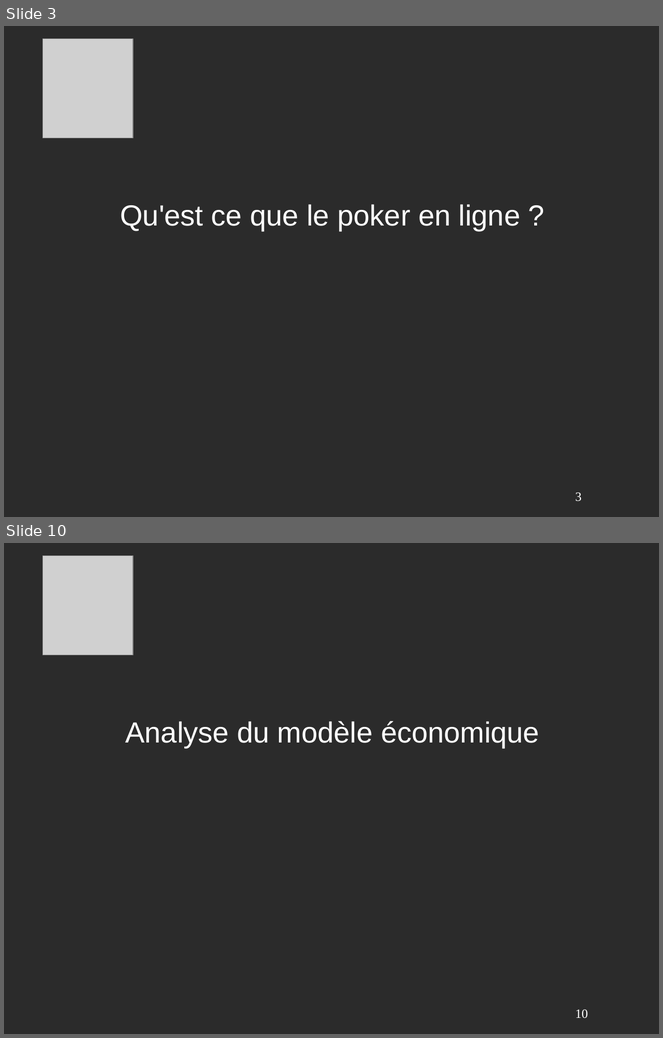
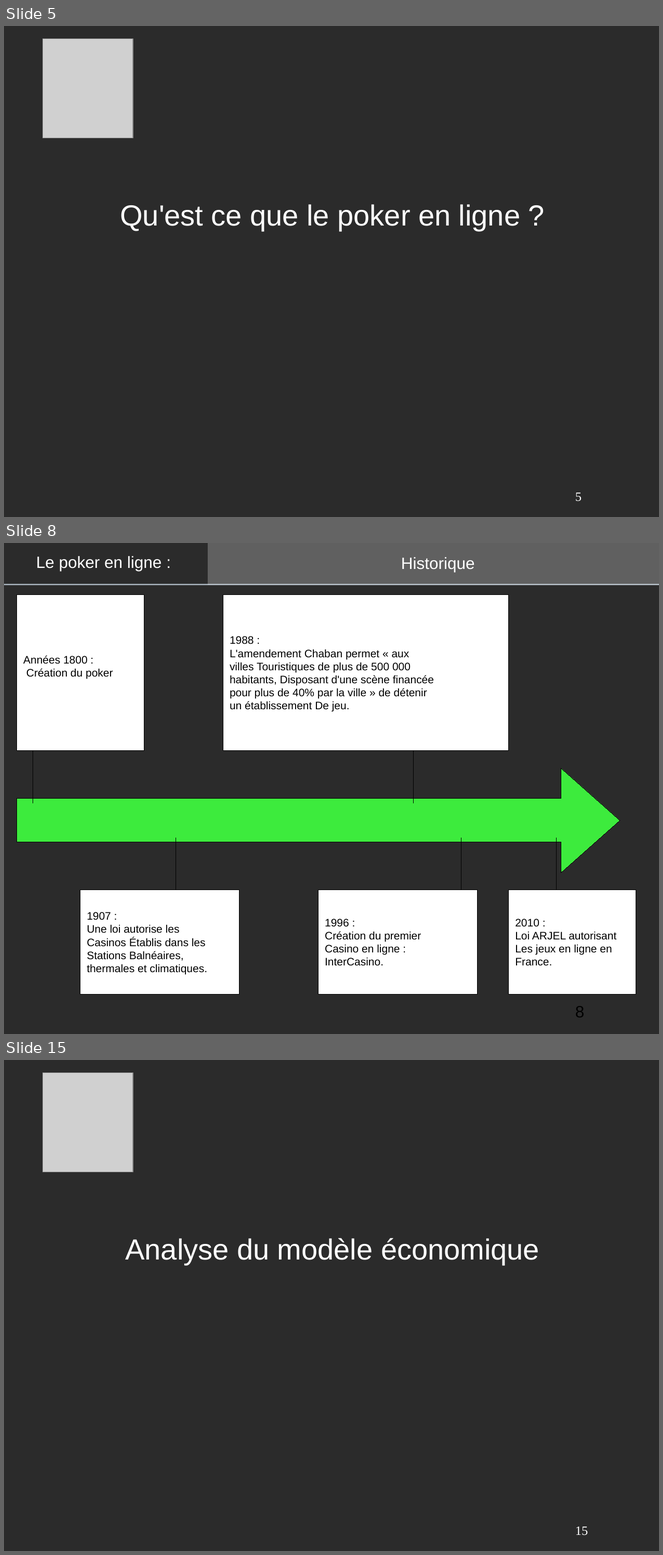
Before and after one commit to OlivierK/economie, a slide deck: presentation.odp. Shown one above the other, each under a label of ours: slides 3 and 10 before the commit, slides 5, 8 and 15 after it; the slides between them are not shown. The pictures are 663x1038 and 663x1555 pixels, drawn with LibreOffice and Linux fonts; fonts in the diff are those of the drawing; grey boxes stand for pictures; background and template pictures are left out; a plain dark background stands for a picture behind light text. Boxes give left, top, right and bottom in pixels: in the first picture for what was removed or moved away, otherwise in the second. Text is boxed around its words. In the diff, an @@ line names an element or a change of style, - is before the commit and + after.

```diff
--- a/presentation.odp
+++ b/presentation.odp
@@ slide 8 added at (4, 543, 659, 1034), background picture (left out) @@
@@ text added at (36, 556, 162, 571), 18 pt, text #FFFFFF @@
+Le poker en ligne :
@@ rectangle added at (208, 543, 659, 585), fill #FFFFFF at 25% opacity @@
@@ text added at (401, 557, 475, 572), 18 pt, text #FFFFFF @@
+Historique
@@ rectangle added at (4, 584, 659, 586), fill #ABB7C1 @@
@@ group added at (17, 595, 636, 994): 5 lines, 5 rectangles, 1 right arrow @@
+Années 1800 :
+Création du poker
+1907 :
+Une loi autorise les
+Casinos Établis dans les
+Stations Balnéaires,
+thermales et climatiques.
+1988 :
+L'amendement Chaban permet « aux
+villes Touristiques de plus de 500 000
+habitants, Disposant d'une scène financée
+pour plus de 40% par la ville » de détenir
+un établissement De jeu.
+2010 :
+Loi ARJEL autorisant
+Les jeux en ligne en
+France.
+1996 :
+Création du premier
+Casino en ligne :
+InterCasino.
@@ page number added at (575, 1006, 585, 1018), 18 pt, text #000000 @@
+8
@@ what was slide 3 is now slide 5 @@
@@ page number at (575, 493, 582, 502): text changed @@
-3
+5
@@ what was slide 10 is now slide 15 @@
@@ page number at (575, 1527, 588, 1536): text changed @@
-10
+15
```
Also in this commit, not shown: 11 slides changed, 7 other slides added.
